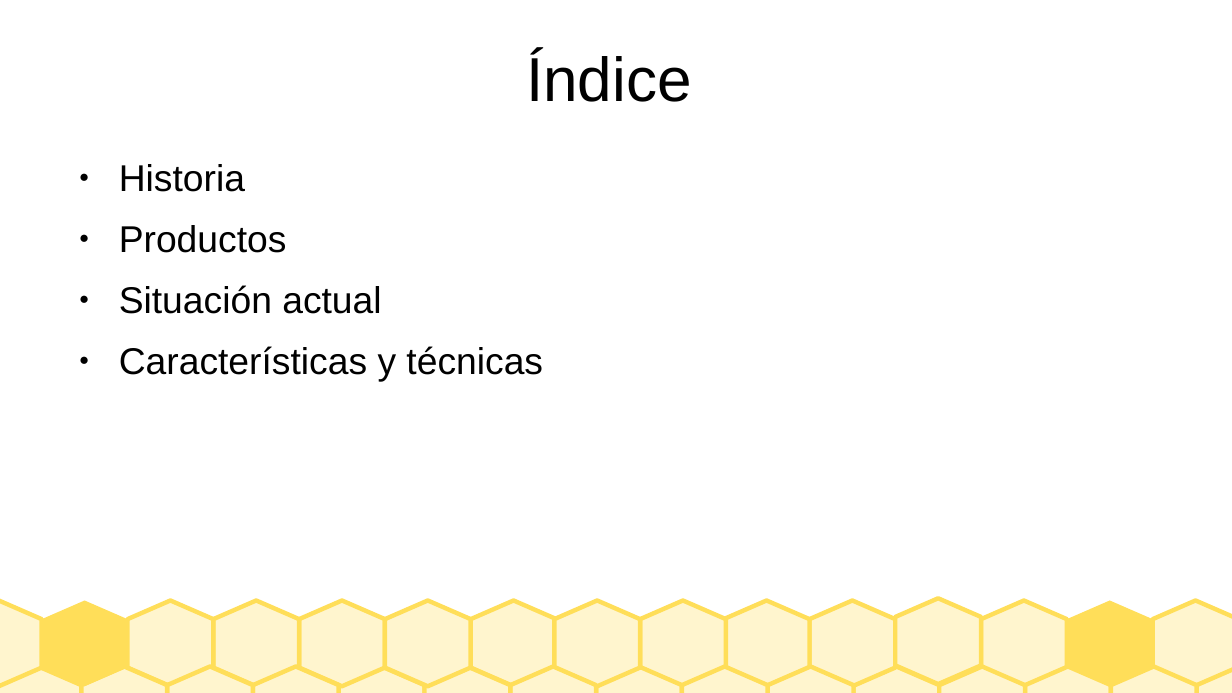
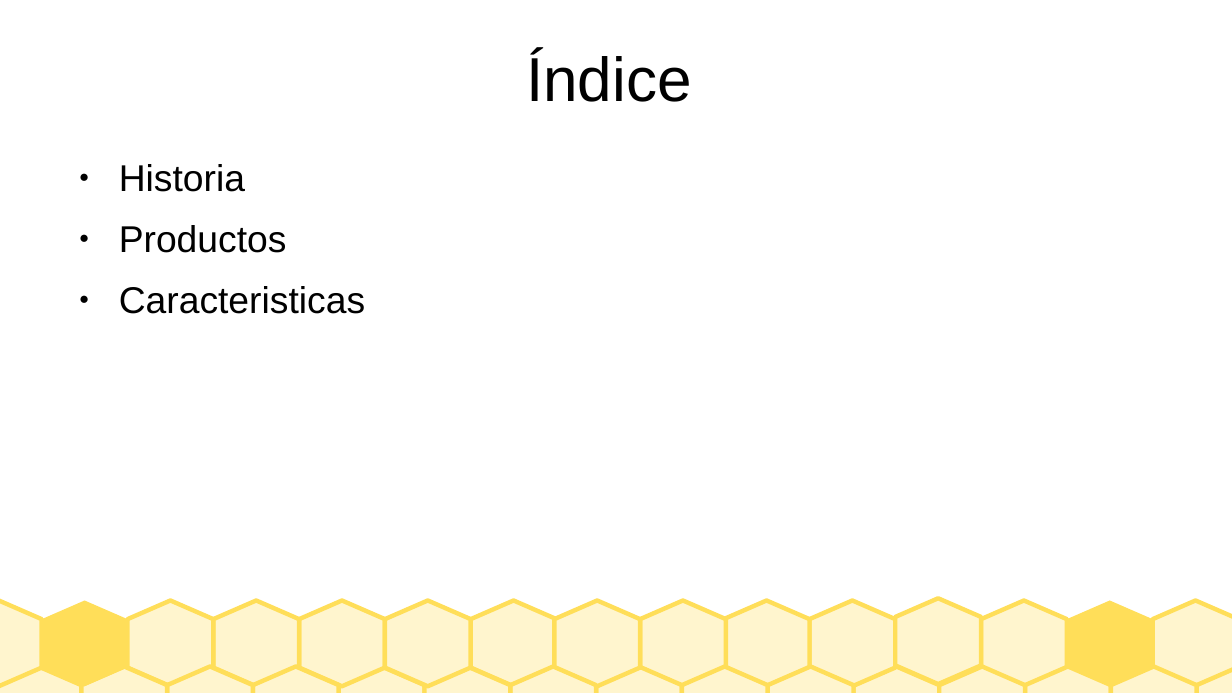
Before and after one commit to Borja-68/asignaturas, a slide deck: slide 2 of sistemas empresa/Presentacion_SAGE.odp. Drawn at 1232x693 pixels with LibreOffice and Linux fonts; fonts in the diff are those of the drawing. Boxes give left, top, right and bottom in pixels: in the first picture for what was removed or moved away, otherwise in the second. Text is boxed around its words. In the diff, an @@ line names an element or a change of style, - is before the commit and + after.

```diff
--- a/sistemas empresa/Presentacion_SAGE.odp
+++ b/sistemas empresa/Presentacion_SAGE.odp
@@ text at box(119, 286, 365, 314): text changed @@
-● Situación actual
-● Características y técnicas
+● Caracteristicas
```
Also in this commit, not shown: 1 other slide changed, 3 slides added, 1 slide removed.
